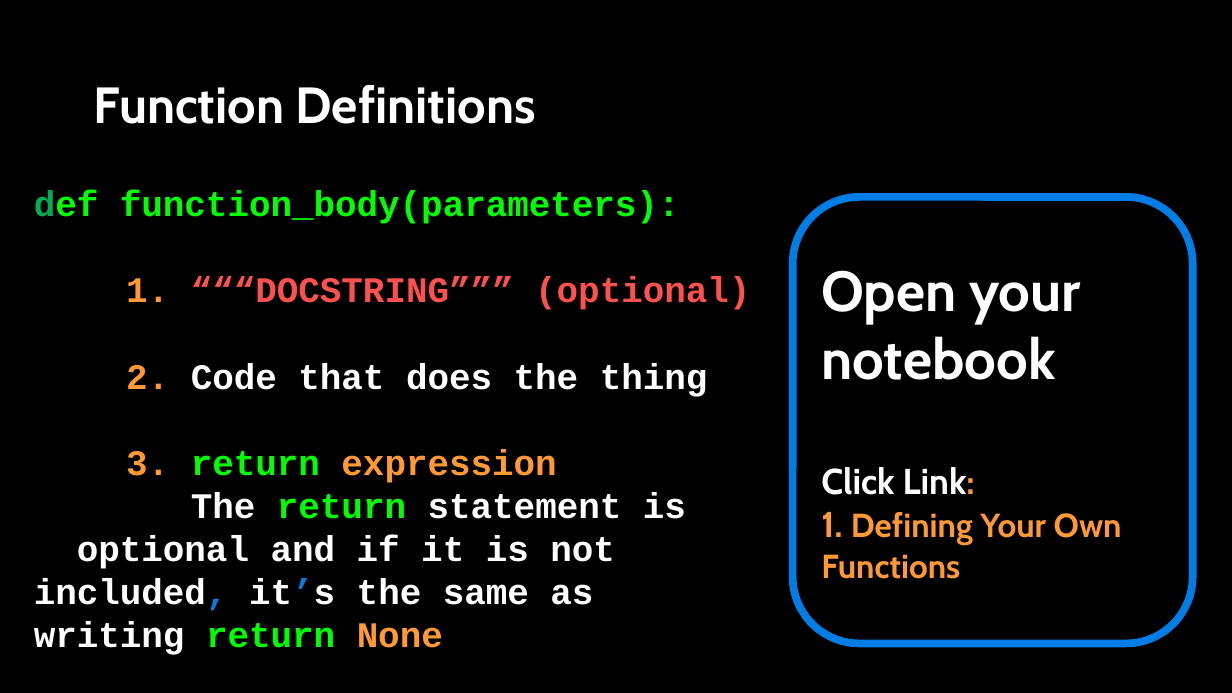
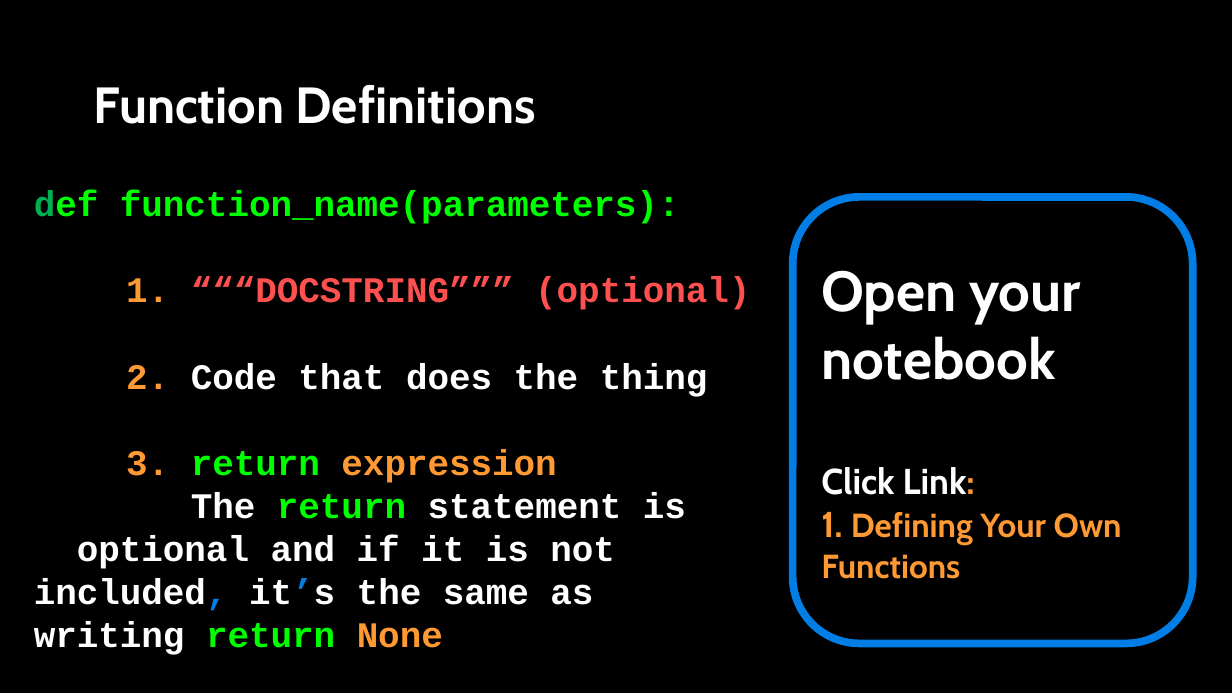
Before and after one commit to APS106/APS106-winter-2023-kinsella-goodfellow, a slide deck: slide 8 of lectures/week2/lecture2/slides/week2_lecture2.pptx (slide 6 before the commit). Drawn at 1232x693 pixels with LibreOffice and Linux fonts; fonts in the diff are those of the drawing; background and template pictures are left out. Boxes give left, top, right and bottom in pixels: in the first picture for what was removed or moved away, otherwise in the second. Text is boxed around its words. In the diff, an @@ line names an element or a change of style, - is before the commit and + after.

```diff
--- a/lectures/week2/lecture2/slides/week2_lecture2.pptx
+++ b/lectures/week2/lecture2/slides/week2_lecture2.pptx
@@ text at bbox=[34, 191, 680, 224]: text changed @@
-def function_body(parameters):
+def function_name(parameters):
```
Also in this commit, not shown: 7 other slides changed, 20 slides added, 3 other files.
